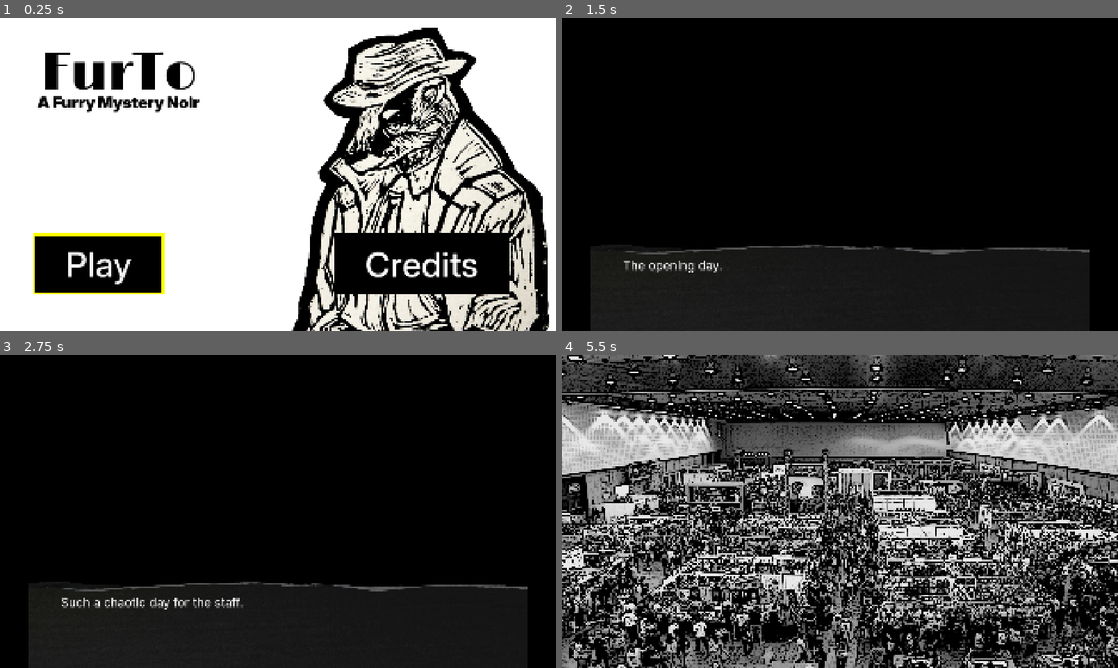
Above: before the commit, frames 1-4 (two rows, left to right).
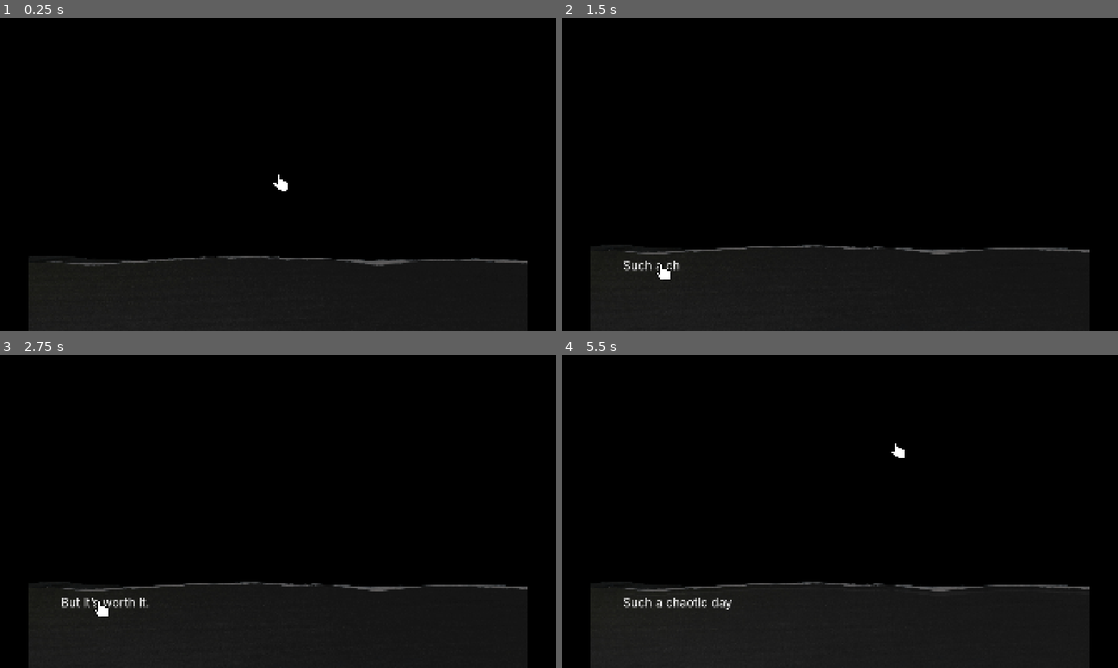
Above: after the commit, the same moments.

Repository: ricardobusta/globalgamejam2026
Game: Godot game, scene res://scenes/title.tscn
The game is run twice, just before and just after one commit, with the same random seed, the same clock (stepped at 60 frames per second) and the same inputs.
Inputs (mouse positions are in pixels of both pictures, inside the frame that each line leads up to):
- Up to frame 1 (0.25 s): no input
- Up to frame 2 (1.5 s): click "Play" at 0.5 s; click (662, 265) at 1.25 s, where only the run after the commit has a clickable "Play"
- Up to frame 3 (2.75 s): click (100, 602) at 2 s, where only the run after the commit has a clickable "Play"
- Up to frame 4 (5.5 s): click (984, 602) at 2.75 s, where only the run after the commit has a clickable "Credits"; tap Enter (ui_accept) at 3.5, 3.77 s; move the mouse to (962, 495) at 3.52 s; click (962, 495) at 3.6 s; drag from (728, 527) to (812, 574) at 4.27 s; move the mouse to (895, 442) at 5.02 s; click (895, 442) at 5.1 s

The runs differ from the first frame. In frame 1, 81% of the frame differs, in the area x 0-100%, y 0-100%; in frame 2, 0.4%; in frame 3, 0.6%; in frame 4, 68%.

Commit message:
Fix bugs at investigation location

Diff:
--- a/furto/assets/locations/placeholder_background_investigation/placeholder_background_investigation_location.tscn
+++ b/furto/assets/locations/placeholder_background_investigation/placeholder_background_investigation_location.tscn
@@ -33,6 +33,7 @@
 [node name="CollisionShape2D" type="CollisionShape2D" parent="Area2D" unique_id=1000424717]
 scale = Vector2(1.3798921, 1.4322143)
 shape = SubResource("RectangleShape2D_1hc0a")
+debug_color = Color(0.03529412, 0.6, 0.7019608, 0.41960785)
 
 [node name="Cat" type="TextureRect" parent="Area2D" unique_id=624597944 node_paths=PackedStringArray("shortcut_context")]
 physics_interpolation_mode = 0
@@ -48,4 +49,4 @@
 texture = ExtResource("3_ebiql")
 metadata/_edit_use_anchors_ = true
 
-[connection signal="input_event" from="Area2D" to="Area2D" method="on_click"]
+[connection signal="input_event" from="Area2D" to="Area2D" method="_on_input_event"]
--- a/furto/assets/ui/cursor/cursor.gd
+++ b/furto/assets/ui/cursor/cursor.gd
@@ -2,12 +2,13 @@
 
 class_name Cursor
 
-@onready var main_cursor: AnimatedSprite2D = $Cursor
-
+@export var is_pixel_perfect: bool = false
+@onready var cursor: AnimatedSprite2D = $Cursor
 var is_blocked: bool = false
 
+
 func _init() -> void:
-	Engine.register_singleton(&"Cursor", self)
+	Engine.register_singleton(&"C", self)
 
 
 func _ready() -> void:
@@ -15,15 +16,39 @@
 	Utils.gameplay_controller.ready.connect(show_cursor)
 
 
-# Called every frame. 'delta' is the elapsed time since the previous frame.
 func _process(delta: float) -> void:
-	pass
+	var texture_size: Vector2 = (cursor.sprite_frames.get_frame_texture(
+		cursor.animation,
+		cursor.frame
+	) as Texture2D).get_size()
+
+	var mouse_position: Vector2 = cursor.get_global_mouse_position()
+
+	if is_pixel_perfect:
+		cursor.position = Vector2i(mouse_position)
+	else:
+		cursor.position = mouse_position
+
+	if cursor.position.x < 1.0:
+		cursor.position.x = 1.0
+	elif cursor.position.x > Utils.gameplay_controller.width - 2.0:
+		cursor.position.x = Utils.gameplay_controller.width - 2.0
+
+	if cursor.position.y < 1.0:
+		cursor.position.y = 1.0
+	elif cursor.position.y > Utils.gameplay_controller.height - 2.0:
+		cursor.position.y = Utils.gameplay_controller.height - 2.0
 
 
-func show_cursor(anim_name: String = "normal", ignore_block: bool = false) -> void:
+func show_cursor(anim_name: String = "default", ignore_block: bool = false) -> void:
 	if not ignore_block and is_blocked: return
 
-	if (not anim_name.is_empty() and
-		not main_cursor.sprite_frames.has_animation(anim_name)):
+	if (
+		not anim_name.is_empty() and
+		not cursor.sprite_frames.has_animation(anim_name)
+	):
 		printerr("Cursor has no animation: %s" % anim_name)
 		return
+
+	cursor.play(anim_name)
+	cursor.show()
--- a/furto/assets/ui/cursor/cursor.tscn
+++ b/furto/assets/ui/cursor/cursor.tscn
@@ -1,3 +1,14 @@
 [gd_scene format=3 uid="uid://b3ur10onq0i3r"]
 
-[node name="Cursor" type="Node2D" unique_id=1215704166]
+[ext_resource type="Script" uid="uid://bmlnfqt7repw2" path="res://assets/ui/cursor/cursor.gd" id="1_t1k4w"]
+[ext_resource type="SpriteFrames" uid="uid://3d0uwm618o2w" path="res://assets/ui/cursor/cursor_animations.tres" id="2_si7ii"]
+
+[node name="CursorLayer" type="CanvasLayer" unique_id=1027465265]
+layer = 100
+script = ExtResource("1_t1k4w")
+
+[node name="Cursor" type="AnimatedSprite2D" parent="." unique_id=318046139]
+texture_filter = 1
+scale = Vector2(5, 5)
+sprite_frames = ExtResource("2_si7ii")
+frame = 16
--- a/furto/assets/ui/cursor/cursor_animations.tres
+++ b/furto/assets/ui/cursor/cursor_animations.tres
@@ -1,7 +1,18 @@
-[gd_resource type="AtlasTexture" format=3 uid="uid://b4qkifw32wet7"]
+[gd_resource type="SpriteFrames" format=3 uid="uid://3d0uwm618o2w"]
 
 [ext_resource type="Texture2D" uid="uid://k5yiidhmpkgj" path="res://assets/ui/cursor/cursor.png" id="1_cvuyb"]
 
+[sub_resource type="AtlasTexture" id="AtlasTexture_v07ds"]
+atlas = ExtResource("1_cvuyb")
+region = Rect2(512, 0, 32, 32)
+
 [resource]
-atlas = ExtResource("1_cvuyb")
-region = Rect2(0, 0, 32, 32)
+animations = [{
+"frames": [{
+"duration": 1.0,
+"texture": SubResource("AtlasTexture_v07ds")
+}],
+"loop": true,
+"name": &"default",
+"speed": 5.0
+}]
--- a/furto/assets/ui/vn_canvas.tscn
+++ b/furto/assets/ui/vn_canvas.tscn
@@ -38,6 +38,7 @@
 anchor_bottom = 1.0
 grow_horizontal = 2
 grow_vertical = 2
+mouse_filter = 2
 
 [node name="TextPanel" type="TextureRect" parent="Root" unique_id=1903464571]
 layout_mode = 1
--- a/furto/code/app/utils.gd
+++ b/furto/code/app/utils.gd
@@ -10,25 +10,25 @@
 	get = get_gameplay_controller
 static var inventory_controller: InventoryController = null:
 	get = get_inventory_controller
-static var vn_controller: VNController = null:
-	get = get_vn_controller
+#static var vn_controller: VNController = null:
+	#get = get_vn_controller
+
 
 static func get_cursor() -> Cursor:
 	if not is_instance_valid(cursor):
-		if Engine.get_singleton(&"Cursor"):
-			cursor = Engine.get_singleton(&"Cursor")
+		if Engine.get_singleton(&"C"):
+			cursor = Engine.get_singleton(&"C")
 		else:
 			cursor = Cursor.new()
+	return cursor
 
-	return cursor
 
 static func get_gameplay_controller() -> GameplayController:
 	if not is_instance_valid(gameplay_controller):
-		if Engine.get_singleton(&"GameplayController"):
-			gameplay_controller = Engine.get_singleton(&"GameplayController")
+		if Engine.get_singleton(&"GC"):
+			gameplay_controller = Engine.get_singleton(&"GC")
 		else:
 			gameplay_controller = GameplayController.new()
-
 	return gameplay_controller
 
 
@@ -42,11 +42,10 @@
 	return inventory_controller
 
 
-static func get_vn_controller() -> VNController:
-	if not is_instance_valid(vn_controller):
-		if Engine.get_singleton(&"VNController"):
-			vn_controller = Engine.get_singleton(&"VNController")
-		else:
-			vn_controller = VNController.new()
-
-	return vn_controller
+#static func get_vn_controller() -> VNController:
+	#if not is_instance_valid(vn_controller):
+		#if Engine.get_singleton(&"VNC"):
+			#vn_controller = Engine.get_singleton(&"VNC")
+		#else:
+			#vn_controller = VNController.new()
+	#return vn_controller
--- a/furto/code/vn/clickable_root.gd
+++ b/furto/code/vn/clickable_root.gd
@@ -7,10 +7,11 @@
 var last_clicked_button: int = -1
 var times_clicked: int = 0
 
+
 # Called when the node enters the scene tree for the first time.
 func _ready() -> void:
 	visibility_changed.connect(_toggle_input)
-	#input_event.connect(on_click)
+	#input_event.connect(_on_input_event)
 
 
 func disable() -> void:
@@ -61,21 +62,23 @@
 	input_pickable = clickable
 
 
-func _on_input_event(_viewport: Node, event: InputEventMouseButton, _shape_idx: int) -> void:
-	if not event.pressed: return
+func _on_input_event(viewport: Node, event: InputEvent, shape_idx: int) -> void:
+	if event is InputEventMouseButton:
+		print("clicou")
+		Utils.gameplay_controller.clicked = self
+		last_clicked_button = event.button_index
 
-	Utils.gameplay_controller.clicked = self
-	last_clicked_button = event.button_index
+		get_viewport().set_input_as_handled()
 
-	get_viewport().set_input_as_handled()
+		match last_clicked_button:
+			MOUSE_BUTTON_LEFT, 0:
+				if Utils.inventory_controller.active:
+					await on_item_used(Utils.inventory_controller.active)
+					times_clicked += 1
 
-	match last_clicked_button:
-		MOUSE_BUTTON_LEFT, 0:
-			if Utils.inventory_controller.active:
-				await on_item_used(Utils.inventory_controller.active)
-				times_clicked += 1
+		Utils.gameplay_controller.clicked = null
 
-	Utils.gameplay_controller.clicked = null
+	pass
 
 
 func _toggle_input() -> void:
--- a/furto/code/vn/gameplay_controller.gd
+++ b/furto/code/vn/gameplay_controller.gd
@@ -5,13 +5,24 @@
 @onready var vn_controller: VNController = $VNController
 @export var placeholder_background_investigation_location: String = "res://assets/locations/placeholder_background_investigation/placeholder_background_investigation_location.tscn"
 var clicked: ClickableRoot = null
+var width: float = 0.0 : get = get_width
+var height: float = 0.0 : get = get_height
+
 
 func _init() -> void:
-	Engine.register_singleton(&"GameplayController", self)
+	Engine.register_singleton(&"GC", self)
 
 func _ready() -> void:
 	await _act_1()
 	await _act_2()
+	await _act_3()
+
+func get_width() -> float:
+	return get_viewport().get_visible_rect().end.x
+
+
+func get_height() -> float:
+	return get_viewport().get_visible_rect().end.y
 
 
 func _act_1():
@@ -156,6 +167,7 @@
 	await vn_controller.show_texts(["He puts a fedora hat on top of Baggy’s head.", "And it feels.", "Fitting.", "……."], {thinking=true})
 	await vn_controller.fade_screen(0.0, 2.0)
 
+
 func _act_2():
 	# characters
 	var baggy := vn_controller.load_character("res://assets/characters/baggy/baggy.tscn")
@@ -178,3 +190,9 @@
 	await vn_controller.show_texts(["There’s a pause in his speech."], {thinking=true})
 	await vn_controller.show_texts(["Yes, a valuable piece of art was stolen today, before being exposed to the public."], {character=noir_davian})
 	await vn_controller.show_texts(["* go over all question before continuing *"], {comment=true})
+
+
+func _act_3():
+	# location
+	var investigation := "res://assets/locations/placeholder_background_investigation/placeholder_background_investigation_location.tscn"
+	await vn_controller.set_location(investigation, 0.0)
--- a/furto/code/vn/vn_controller.gd
+++ b/furto/code/vn/vn_controller.gd
@@ -15,8 +15,9 @@
 var option_buttons: Array[Button] = []
 var option_selected_index: int
 
-func _init() -> void:
-	Engine.register_singleton(&"VNController", self)
+
+#func _init() -> void:
+	#Engine.register_singleton(&"VNC", self)
 
 
 func _ready():
--- a/furto/project.godot
+++ b/furto/project.godot
@@ -10,10 +10,15 @@
 
 [application]
 
-config/name="Furto"
+config/name="FurTo"
 run/main_scene="uid://b2r3cvia164e7"
 config/features=PackedStringArray("4.6", "GL Compatibility")
-config/icon="res://icon.svg"
+config/icon="uid://c37b2fkx70058"
+
+[autoload]
+
+C="*uid://b3ur10onq0i3r"
+GC="*uid://br8qq2rug0eoh"
 
 [debug]
 
Not shown, added: furto/icon.png.import
Not shown, added: furto/icon.png
